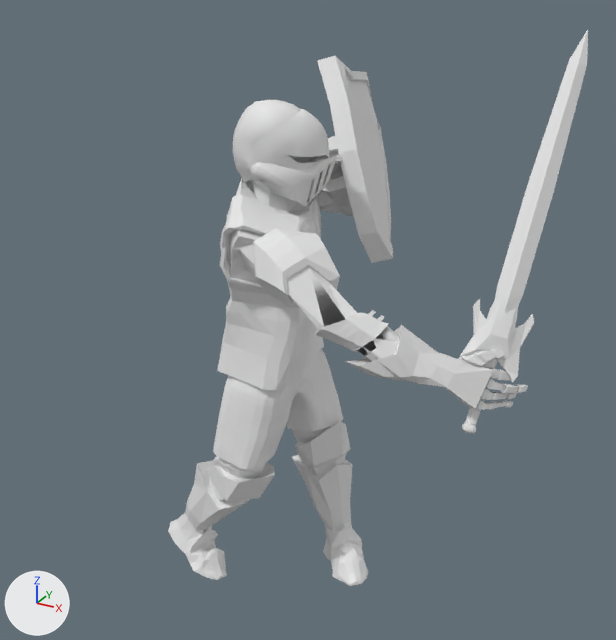
An edit to the OBJ model OpenGL_Framework/OpenGL_Framework/Assets/Models/KnightAnimations/SideSpecialPoses/SideSpecial8.obj, drawn before and after from the same camera.
Rendered twice from a 50 mm camera at (2.96, -5.14, 4.97) aimed at (-0.14, 0.48, 2.16). The lights are fixed; the arrows at lower left show +X, +Y and +Z. Where no turn or scale is listed for an object, it has been applied to the vertices.

Script lines for the objects in view, before the commit:
```python
me_sidespecial8 = bpy.data.meshes.new('SideSpecial8')
me_sidespecial8.from_pydata(...)  # 4917 vertices, 9649 faces; spans x -1.31..1.74, y -0.49..2.1, z -0.22..4.44
ob_sidespecial8 = bpy.data.objects.new('SideSpecial8', me_sidespecial8)
ob_sidespecial8.location = (0.0, 0.0, 0.0)
```
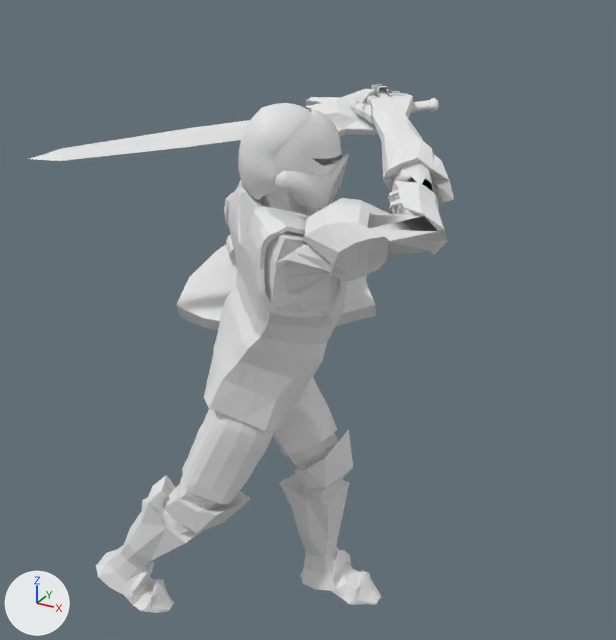
Changed parts and their boxes (x1, y1, x2, y2) in the pictures (616 x 640 px; the box of a moved part takes in the faces that stretch with it):
'SideSpecial8', reshaped: before (168, 30, 588, 586); after (30, 84, 454, 613)
part 1 of me_sidespecial8, moved or reshaped: before (458, 30, 588, 434); after (30, 89, 439, 161)
part 2 of me_sidespecial8, moved or reshaped: before (317, 56, 393, 263); after (176, 209, 376, 330)
part 3 of me_sidespecial8, moved or reshaped: before (252, 108, 329, 170); after (274, 109, 342, 175)
part 4 of me_sidespecial8, moved or reshaped: before (168, 100, 528, 586); after (96, 84, 454, 613)

What changed in the scene script:
```text
Change me_sidespecial8:
    used by ob_sidespecial8; location = (0.0, 0.0, 0.0)
    remove me_sidespecial8.from_pydata(...)  # 4917 vertices, 9649 faces; spans x -1.31..1.74, y -0.49..2.1, z -0.22..4.44
    add me_sidespecial8.from_pydata(...)  # 4917 vertices, 9649 faces; spans x -1.77..1.24, y -1.07..1.41, z -0.1..4.06
    me_sidespecial8 part 1: the loose piece of 498 vertices spanning x 1.27..1.7, y -0.06..1.36, z 1.81..4.44 is multiplied about its middle by the matrix ((-0.428, -0.69, -0.584), (0.411, 0.427, -0.805), (0.805, -0.584, 0.101)), then moved by (-1.94, -0.7, 0.6)
    me_sidespecial8 part 2: the loose piece of 550 vertices spanning x -0.43..0.44, y 0.68..2.1, z 2.63..4.19 is multiplied about its middle by the matrix ((-0.386, -0.238, 0.891), (0.169, 0.931, 0.322), (-0.907, 0.275, -0.319)), then moved by (-0.47, -0.6, -0.99)
    me_sidespecial8 part 3: the loose piece of 106 vertices spanning x -0.47..0.1, y -0.03..0.49, z 3.48..3.9 is multiplied about its middle by the matrix ((0.906, -0.415, -0.087), (0.417, 0.909, 0.007), (0.076, -0.043, 0.996)), then moved by (0.33, -0.42, 0.08)
    me_sidespecial8 part 4: 3763 of 4917 vertices moved; they spanned x -1.31..1.74, y -0.49..1.67, z -0.22..3.96 and now span x -1.37..1.24, y -1.07..0.85, z -0.1..4.06; mean shift (-0.02, -0.37, 0.2); largest move (1.73, 0.28, 2.09) -> (0.3, 0.72, 4.04)
```
